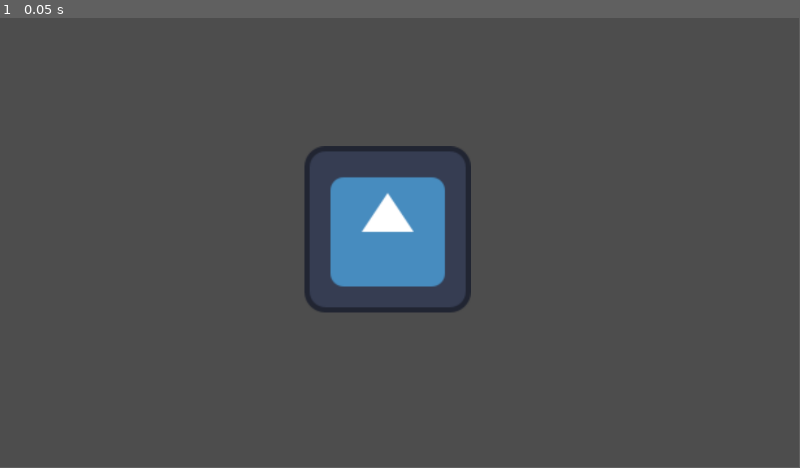
Above: before the commit, frame 1.
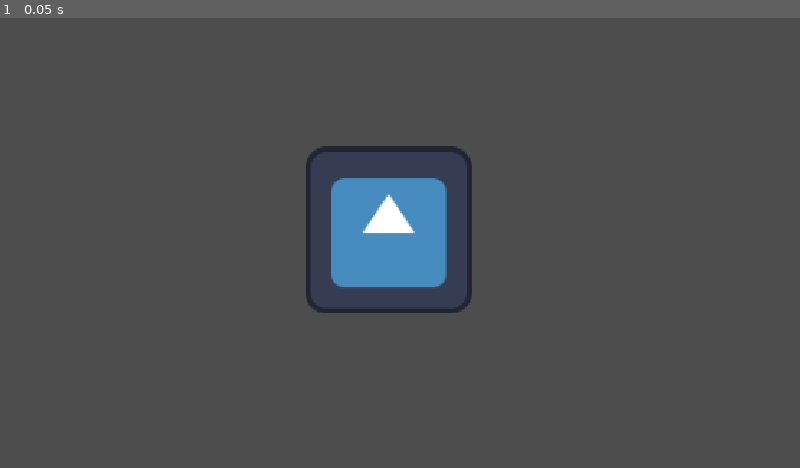
Above: after the commit, the same moment.

Repository: PK-Lambda/gem_catcher_game
Game: Godot game, scene res://Scenes/Test/Test.tscn
The game is run twice, just before and just after one commit, with the same random seed, the same clock (stepped at 60 frames per second) and the same inputs. Before the commit the project has no main scene; this scene is started directly in both runs. The engine's default icon, where the game draws it, is replaced by a stand-in: a white triangle on a blue panel in a dark square.
Inputs:
- Up to frame 1 (0.05 s): no input
In our replay, the window is 799x449 before the commit and 800x450 after it. These sizes can differ from the game's own. Grey fills any space a smaller window leaves; there, only what the larger window draws over its background counts as a difference.

The runs differ from the first frame. In frame 1, 0.4% of the frame differs, in the area x 38-59%, y 28-66%.

Commit message:
Update as per training process

Diff:
--- a/project.godot
+++ b/project.godot
@@ -11,8 +11,13 @@
 [application]
 
 config/name="Gem_Catcher_udemy"
+run/main_scene="uid://bbweubmiome3u"
 config/features=PackedStringArray("4.4", "Mobile")
 config/icon="res://icon.svg"
+
+[display]
+
+window/stretch/mode="canvas_items"
 
 [rendering]
 
